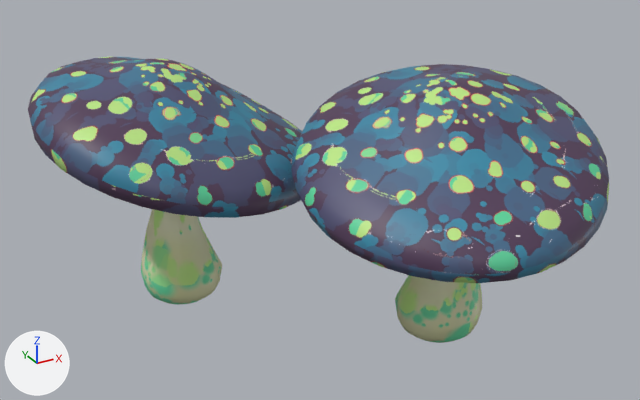
One commit to the FBX model StS/Assets/Resources/FBX/Forest/FBX_MushroomsJump.fbx: the scene before it, then after it.
Before and after are seen from a 50 mm lens placed at (-2.72, -9.24, 5.65), pointed at (1.26, -2.0, 2.03). Every picture has the same lights, and +X, +Y and +Z are marked at lower left. Where no turn or scale is listed for an object, it has been applied to the vertices.

The first picture shows 'MushroomsJump'.
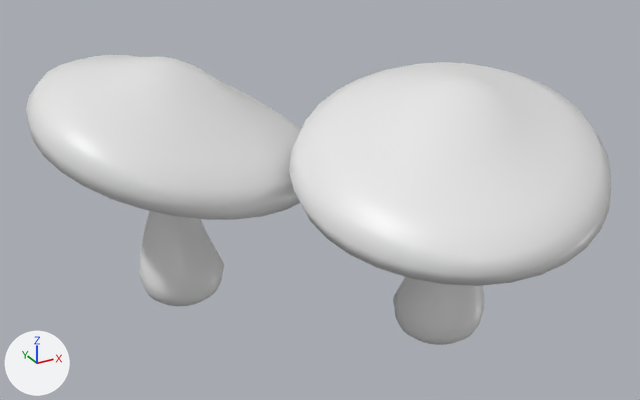
Where the newer file only moved an object's origin or applied its transform, the numbers keep the older frame.

The edits, one by one:
Material 'Outliner4' (mat_outliner4) is new.
Its base color is (0.8, 0.8, 0.8) (white #e7e7e7).
Its roughness is 0.4.
me_mesh is used by ob_mushroomsjump; location (1.171, -1.955, 0.75).
me_mesh had 1476 vertices, 1536 faces and spanned x -2.45..2.45, y -2.5..2.5, z -0.08..2.61.
me_mesh now has 2952 vertices, 3072 faces and spans x -2.47..2.47, y -2.52..2.52, z -0.1..2.63.
me_mesh part 1: a new loose piece of 738 vertices spanning x -2.47..0.5, y -0.46..2.52, z -0.1..2.63, in mat_outliner4 (white #e7e7e7).
me_mesh part 2: a new loose piece of 738 vertices spanning x -0.53..2.47, y -2.52..0.44, z -0.1..2.63, in mat_outliner4 (white #e7e7e7).
me_mesh now uses material mat_outliner4 (white #e7e7e7).

Pixel boxes [x1, y1, x2, y2] of what changed, in the pictures (640 x 400 px):
'MushroomsJump', reshaped
    before: [28, 57, 609, 343]
    after: [26, 55, 611, 345]
part 1 of me_mesh, added
    after: [26, 55, 302, 306]
part 2 of me_mesh, added
    after: [289, 62, 611, 345]
